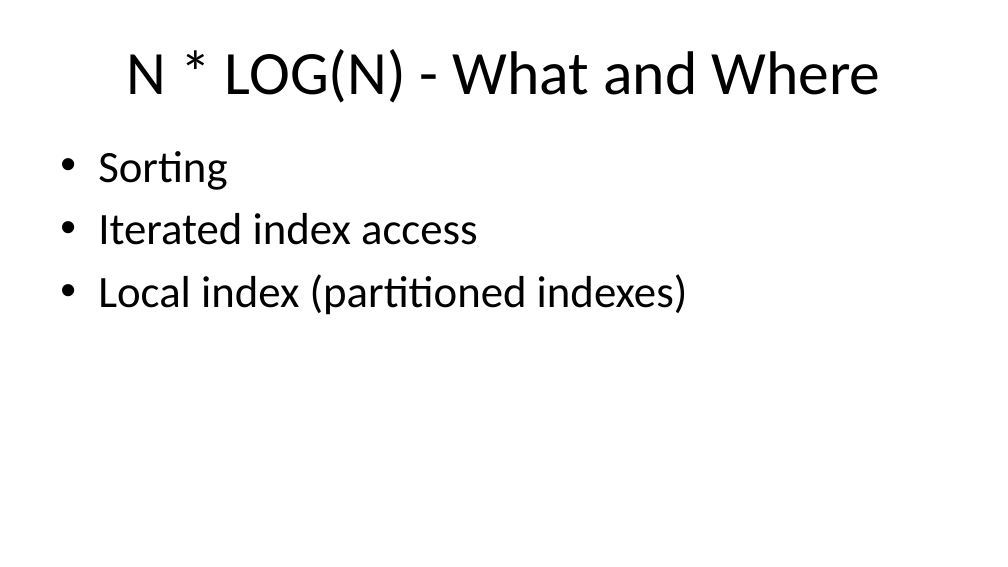
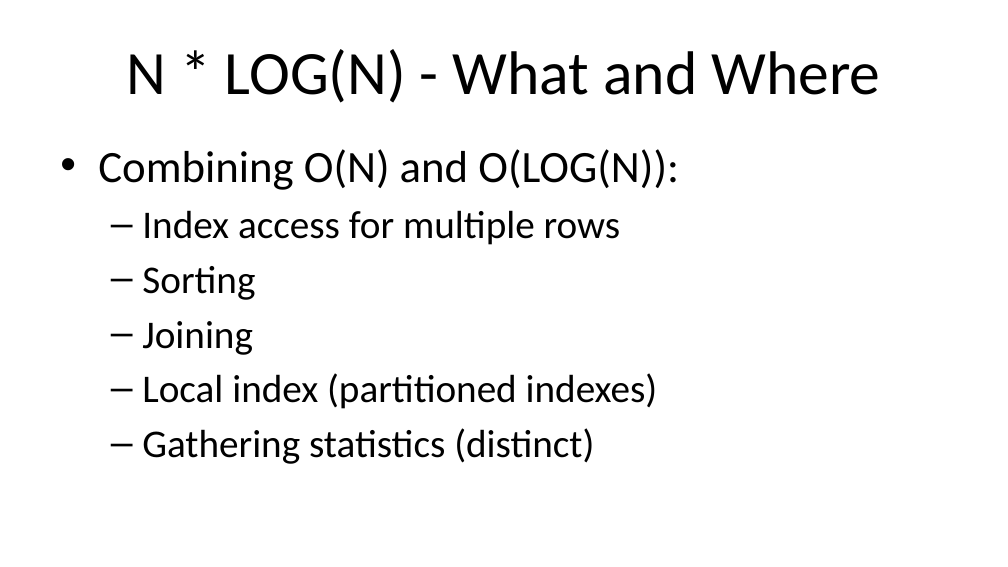
Before and after one commit to ProOracleSQL/space, a slide deck: slide 39 of examples/presentations/Practical Algorithm Analysis for Oracle Developers - Collaborate - 2019_281_Heller.pptx (slide 42 before the commit). Drawn at 1008x567 pixels with LibreOffice and Linux fonts; fonts in the diff are those of the drawing. Boxes give left, top, right and bottom in pixels: in the first picture for what was removed or moved away, otherwise in the second. Text is boxed around its words. In the diff, an @@ line names an element or a change of style, - is before the commit and + after.

```diff
--- a/examples/presentations/Practical Algorithm Analysis for Oracle Developers - Collaborate - 2019_281_Heller.pptx
+++ b/examples/presentations/Practical Algorithm Analysis for Oracle Developers - Collaborate - 2019_281_Heller.pptx
@@ text at <box>98,149,679,245</box>: paragraphs added @@
+• Combining O(N) and O(LOG(N)):
+  – Index access for multiple rows
@@ text at <box>142,266,658,409</box>: size 32 to 28 pt in "Sorting", "Local index (partitioned indexes)"; bullet • to –; list level 1 to 2 in "Sorting"; list level 1 to 2 in "Local index (partitioned indexes)" @@
@@ text at <box>142,321,253,355</box>: text changed; size 32 to 28 pt @@
-• Iterated index access
+  – Joining
@@ text at <box>142,428,594,464</box>: paragraph added @@
+  – Gathering statistics (distinct)
```
Also in this commit, not shown: 12 other slides changed, 3 slides added, 6 slides removed.
